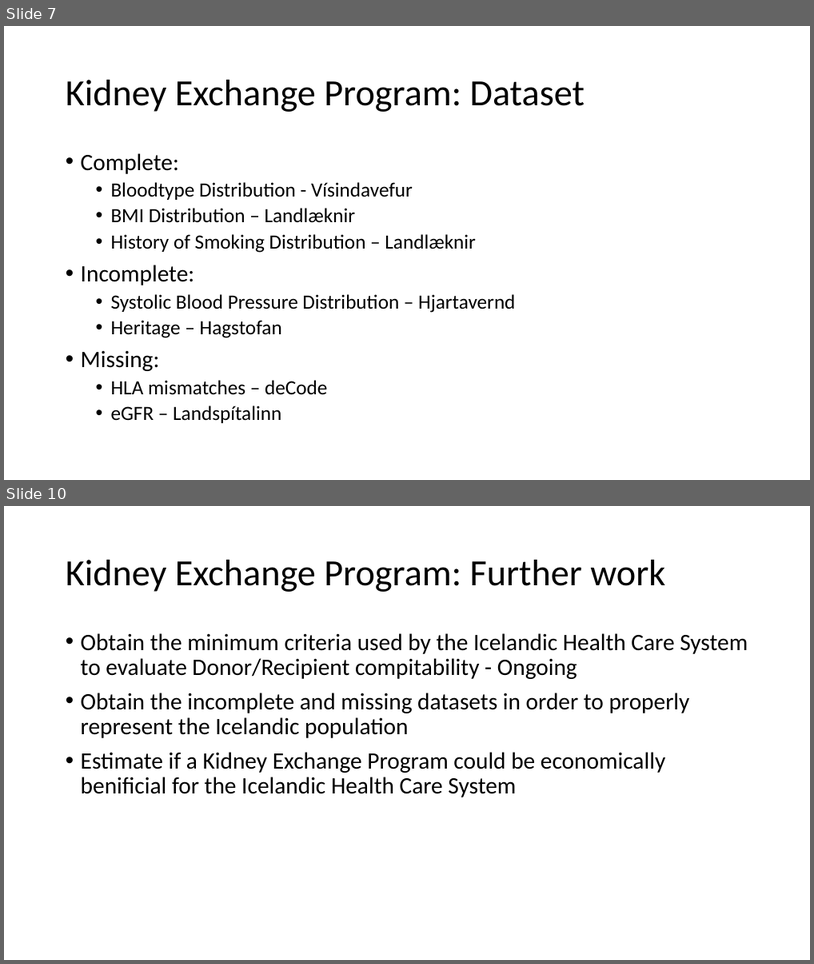
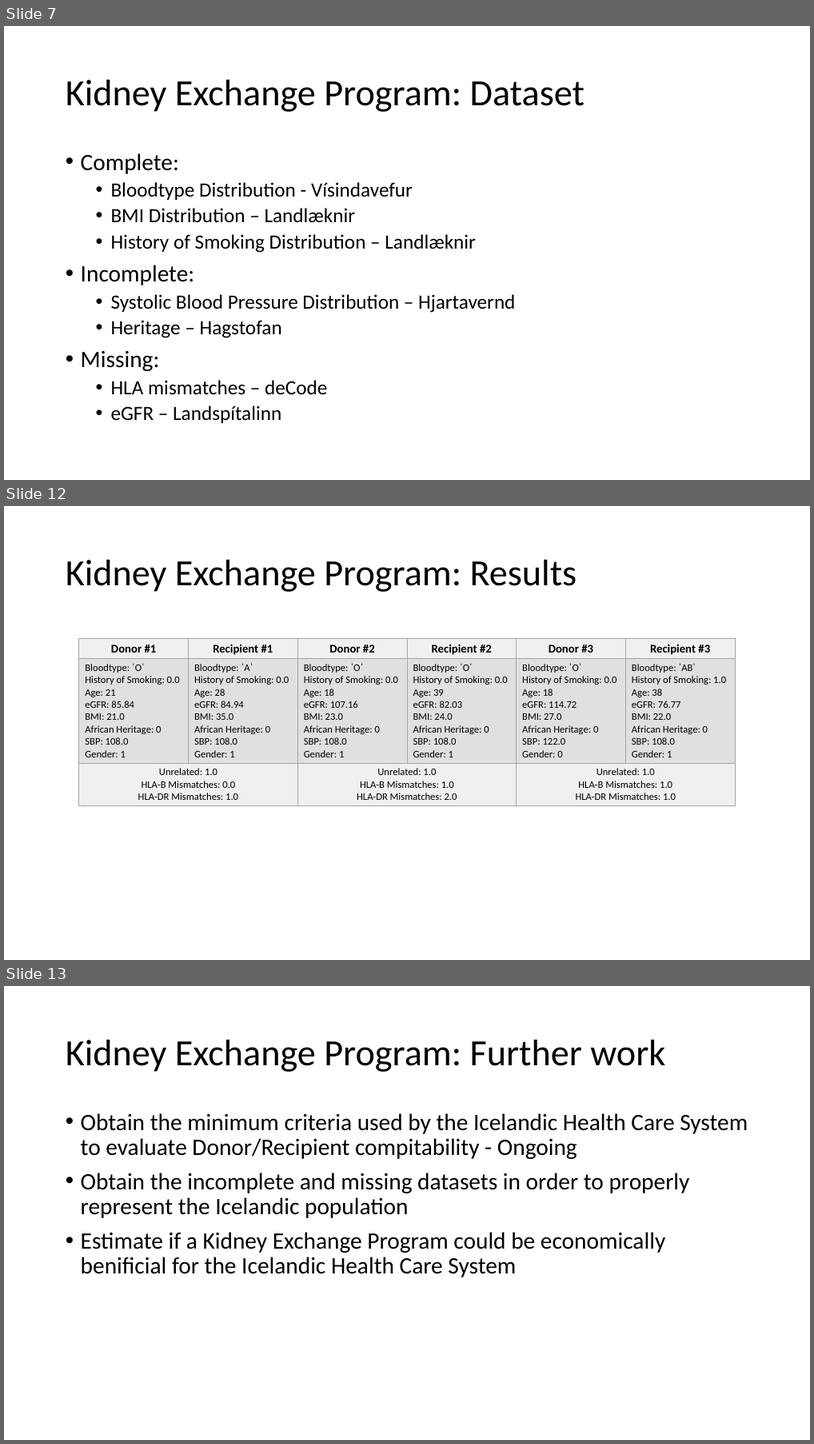
Before and after one commit to Kjarten/KidneyExchange-IS, a slide deck: Kidney Exchange Program.pptx. Shown one above the other, each under a label of ours: slides 7 and 10 before the commit, slides 7, 12 and 13 after it; the slides between them are not shown. The pictures are 814x964 and 814x1444 pixels, drawn with LibreOffice and Linux fonts; fonts in the diff are those of the drawing. Boxes give left, top, right and bottom in pixels: in the first picture for what was removed or moved away, otherwise in the second. Text is boxed around its words. In the diff, an @@ line names an element or a change of style, - is before the commit and + after.

```diff
--- a/Kidney Exchange Program.pptx
+++ b/Kidney Exchange Program.pptx
@@ slide 12 added at (4,506,810,960), background #FFFFFF @@
@@ title added at (66,560,578,592), 44 pt, text #000000 @@
+Kidney Exchange Program: Results
@@ table added at (79,639,736,804), 3 rows, 6 columns @@
+Donor #1 | Recipient #1 | Donor #2 | Recipient #2 | Donor #3 | Recipient #3
+Bloodtype: ˈOˈ / History of Smoking: 0.0 / Age: 21 eGFR: 85.84 / BMI: 21.0 / African Heritage: 0 SBP: 108.0 / Gender: 1 | Bloodtype: ˈAˈ / History of Smoking: 0.0 / Age: 28 eGFR: 84.94 / BMI: 35.0 / African Heritage: 0 SBP: 108.0 / Gender: 1 | Bloodtype: ˈOˈ / History of Smoking: 0.0 / Age: 18 eGFR: 107.16 / BMI: 23.0 / African Heritage: 0 SBP: 108.0 / Gender: 1 | Bloodtype: ˈOˈ / History of Smoking: 0.0 / Age: 39 eGFR: 82.03 / BMI: 24.0 / African Heritage: 0 SBP: 108.0 / Gender: 1 | Bloodtype: ˈOˈ / History of Smoking: 0.0 / Age: 18 eGFR: 114.72 / BMI: 27.0 / African Heritage: 0 SBP: 122.0 / Gender: 0 | Bloodtype: ˈABˈ / History of Smoking: 1.0 / Age: 38 eGFR: 76.77 / BMI: 22.0 / African Heritage: 0 SBP: 108.0 / Gender: 1
+Unrelated: 1.0 HLA-B Mismatches: 0.0 HLA-DR Mismatches: 1.0 |  | Unrelated: 1.0 / HLA-B Mismatches: 1.0 HLA-DR Mismatches: 2.0 |  | Unrelated: 1.0 / HLA-B Mismatches: 1.0 HLA-DR Mismatches: 1.0 | 
@@ what was slide 10 is now slide 13 @@
```
Also in this commit, not shown: 3 slides changed, 2 other slides added.
